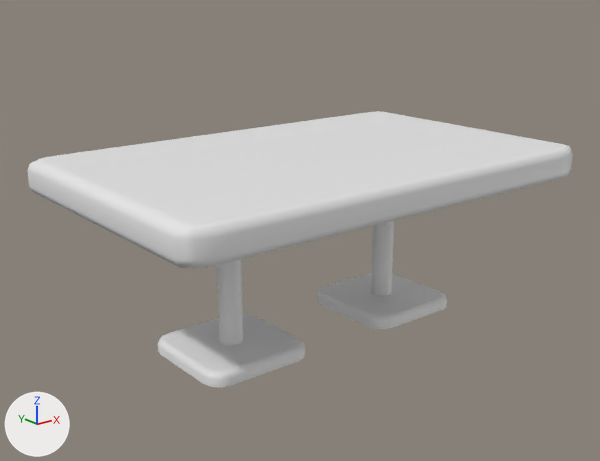
The FBX model Assets/Imports/Meshes/sm_Table.fbx: old version first, new version second.
Rendered twice from a camera (50 mm lens) standing at (-2.97, -3.61, 2.06) and looking at (-0.27, -0.23, 0.71). The lights are fixed; the arrows at lower left show +X, +Y and +Z. Mesh edges are drawn as thin lines on the coarser meshes.

The first picture shows 'Table2'.
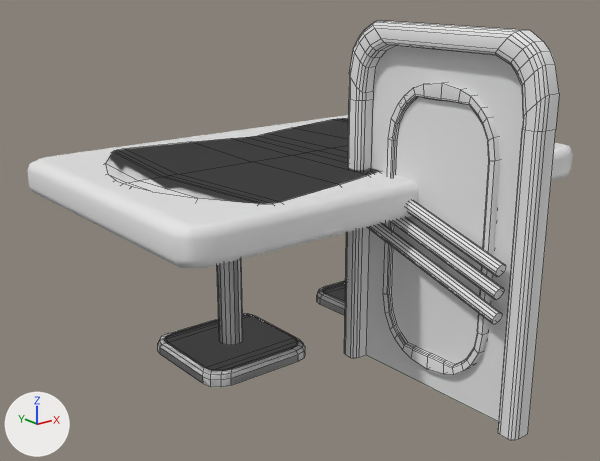
Scene script edits in JSON lines:
```json
{"op": "add", "block": "me_cube_011", "code": ["me_cube_011 = bpy.data.meshes.new('Cube.011')", "me_cube_011.from_pydata(...)  # 368 vertices, 291 faces; spans x -0.11..0.0, y -1.59..-0.41, z 0.0..1.83"]}
{"op": "add", "block": "me_cube_001", "code": ["me_cube_001 = bpy.data.meshes.new('Cube.001')", "me_cube_001.from_pydata(...)  # 512 vertices, 460 faces; spans x -1.23..1.23, y -0.79..0.79, z 0.0..1.08"]}
{"op": "add", "block": "ob_door", "code": ["ob_door = bpy.data.objects.new('Door', me_cube_011)", "ob_door.location = (0.0, 0.0, 0.0)"]}
{"op": "add", "block": "ob_table", "code": ["ob_table = bpy.data.objects.new('Table', me_cube_001)", "ob_table.location = (0.0, 0.0, 0.0)"]}
```

Location of each change, (x1, y1, x2, y2) in pixels of the pictures (600 x 461 px):
```json
{"object": "Door", "change": "added", "after": [344, 21, 559, 440]}
{"object": "Table", "change": "added", "after": [106, 119, 380, 387]}
```
